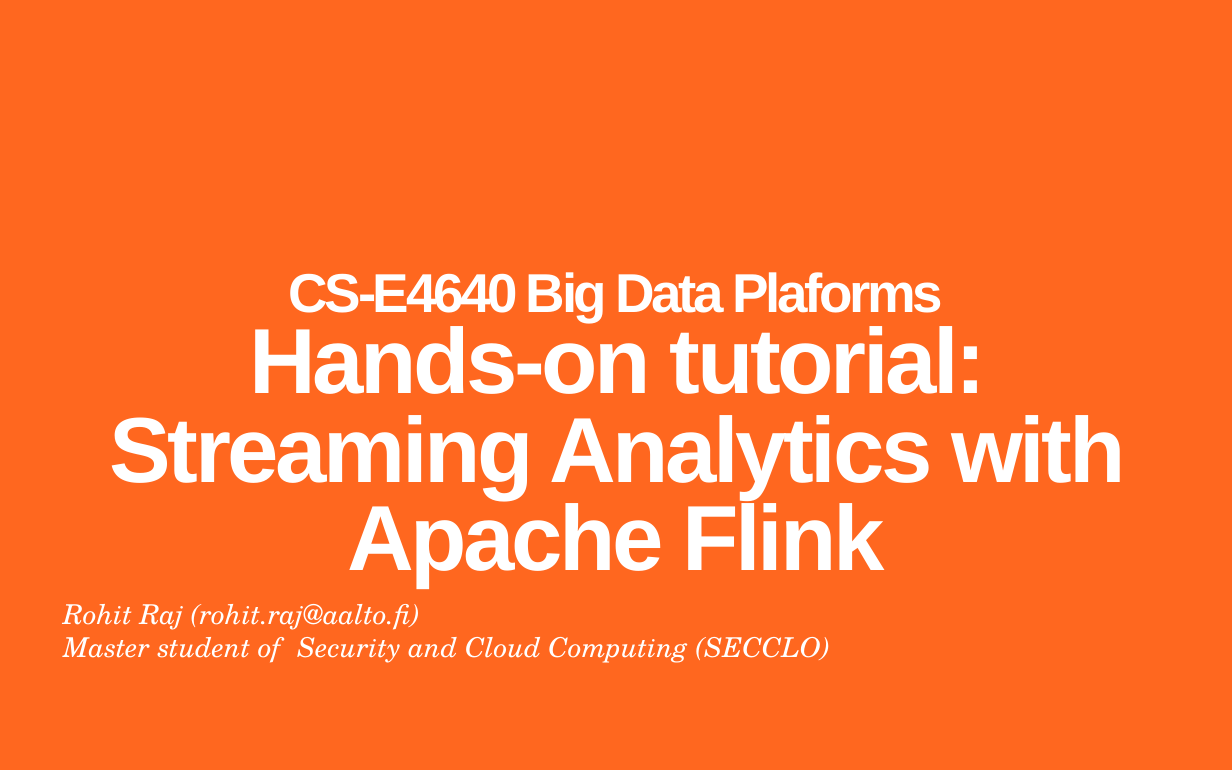
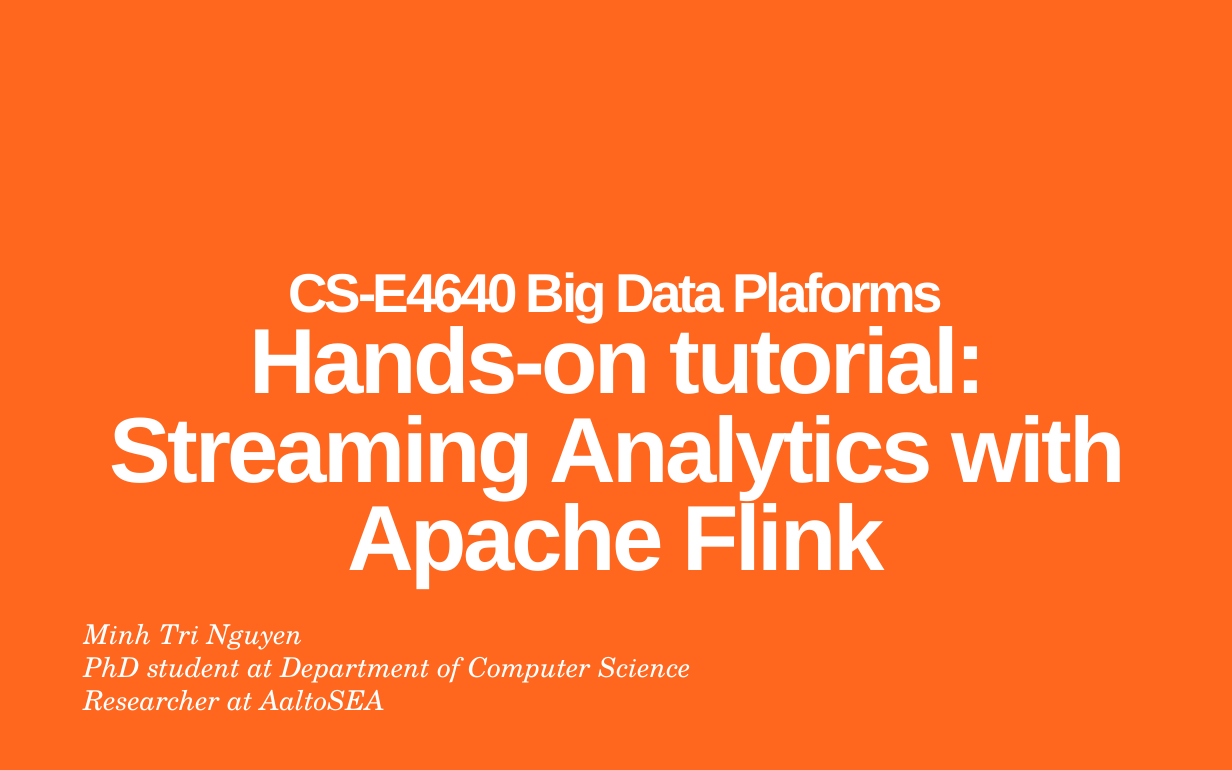
Before and after one commit to rdsea/bigdataplatforms, a slide deck: slide 1 of tutorials/streamingwithflink/slides/cs-e4640-hands-on-flink-streaming.pptx. Drawn at 1232x770 pixels with LibreOffice and Linux fonts; fonts in the diff are those of the drawing; background and template pictures are left out. Boxes give left, top, right and bottom in pixels: in the first picture for what was removed or moved away, otherwise in the second. Text is boxed around its words. In the diff, an @@ line names an element or a change of style, - is before the commit and + after.

Commit message:
update slide and pom.xml

```diff
--- a/tutorials/streamingwithflink/slides/cs-e4640-hands-on-flink-streaming.pptx
+++ b/tutorials/streamingwithflink/slides/cs-e4640-hands-on-flink-streaming.pptx
@@ subtitle removed at (63, 604, 830, 663) @@
-Rohit Raj (rohit.raj@aalto.fi)
-Master student of Security and Cloud Computing (SECCLO)
@@ text added at (84, 624, 690, 711), 16 pt, text #FFFFFF, italic @@
+Minh Tri Nguyen
+PhD student at Department of Computer Science
+Researcher at AaltoSEA
```
Also in this commit, not shown: 1 other slide changed, 8 slides added, 3 slides removed, 1 other file.
